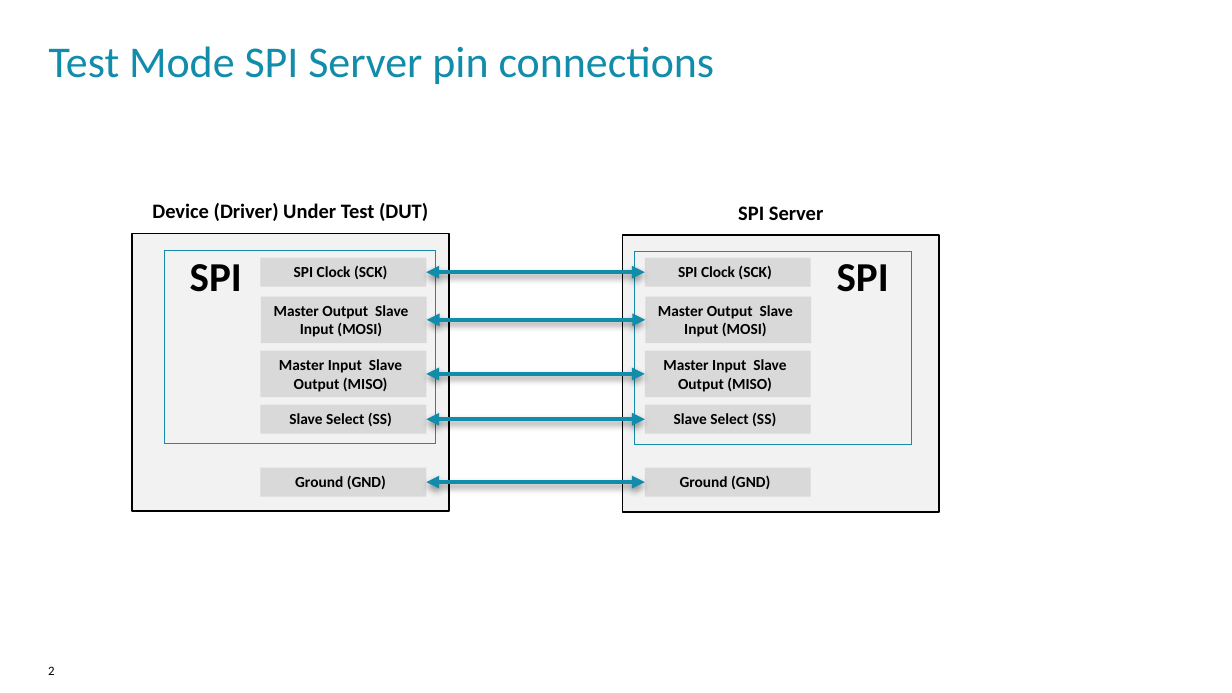
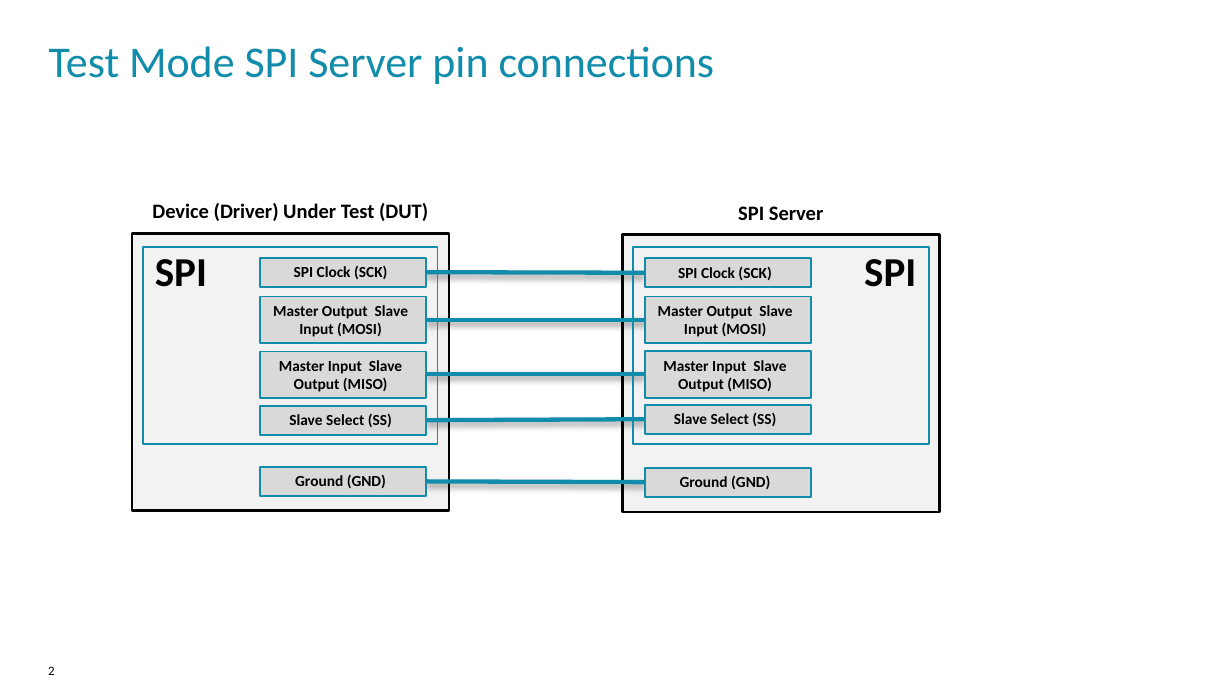
Before and after one commit to ARM-software/CMSIS-Driver_Validation, a slide deck: slide 2 of Doxygen/images/src/SPI_pin_connection.pptx. Drawn at 1232x693 pixels with LibreOffice and Linux fonts; fonts in the diff are those of the drawing; background and template pictures are left out. Boxes give left, top, right and bottom in pixels: in the first picture for what was removed or moved away, otherwise in the second. Text is boxed around its words. In the diff, an @@ line names an element or a change of style, - is before the commit and + after.

```diff
--- a/Doxygen/images/src/SPI_pin_connection.pptx
+++ b/Doxygen/images/src/SPI_pin_connection.pptx
@@ rectangle at [132,234,449,511]: fill none to #F2F2F2; outline #000000 1.5 pt to #000000 2 pt @@
@@ rectangle removed at [132,234,449,510] @@
@@ rectangle at [623,235,940,512]: fill none to #F2F2F2; outline #000000 1.5 pt to #000000 2 pt @@
@@ rectangle removed at [623,235,940,511] @@
@@ text "SPI" rewrapped from [125,254,307,298] to [155,259,207,287] @@
@@ rectangle at [143,247,438,444]: outline #128CAB 0.75 pt to #128CAB 1.5 pt @@
@@ rectangle: place and size @@
-rectangle at [165,250,435,444]
+rectangle at [143,247,438,444]
@@ rectangle: place and size @@
-rectangle at [634,251,911,445]
+rectangle at [633,248,929,445]
@@ rectangle at [633,248,929,445]: outline #128CAB 0.75 pt to #128CAB 1.5 pt @@
@@ text "SPI": place and size @@
-text "SPI" at [837,264,889,292]
+text "SPI" at [864,259,916,287]
@@ double arrow (426, 273) - (645, 273): double arrow to line @@
@@ double arrow (426, 320) - (645, 320): double arrow to line @@
@@ double arrow (426, 374) - (645, 374): double arrow to line @@
@@ outline none to #128CAB 1.5 pt in 10 elements at [261,297,427,343], [261,258,427,287], [645,258,811,287], [645,468,811,496], [261,351,427,397], [261,406,427,434], [261,467,427,495], [645,351,811,397], [645,297,811,343], [645,405,811,433] @@
@@ double arrow (426, 421) - (645, 420): double arrow to line @@
@@ double arrow (426, 482) - (645, 482): double arrow to line @@
```
Also in this commit, not shown: 1 other slide changed, 17 other files.
